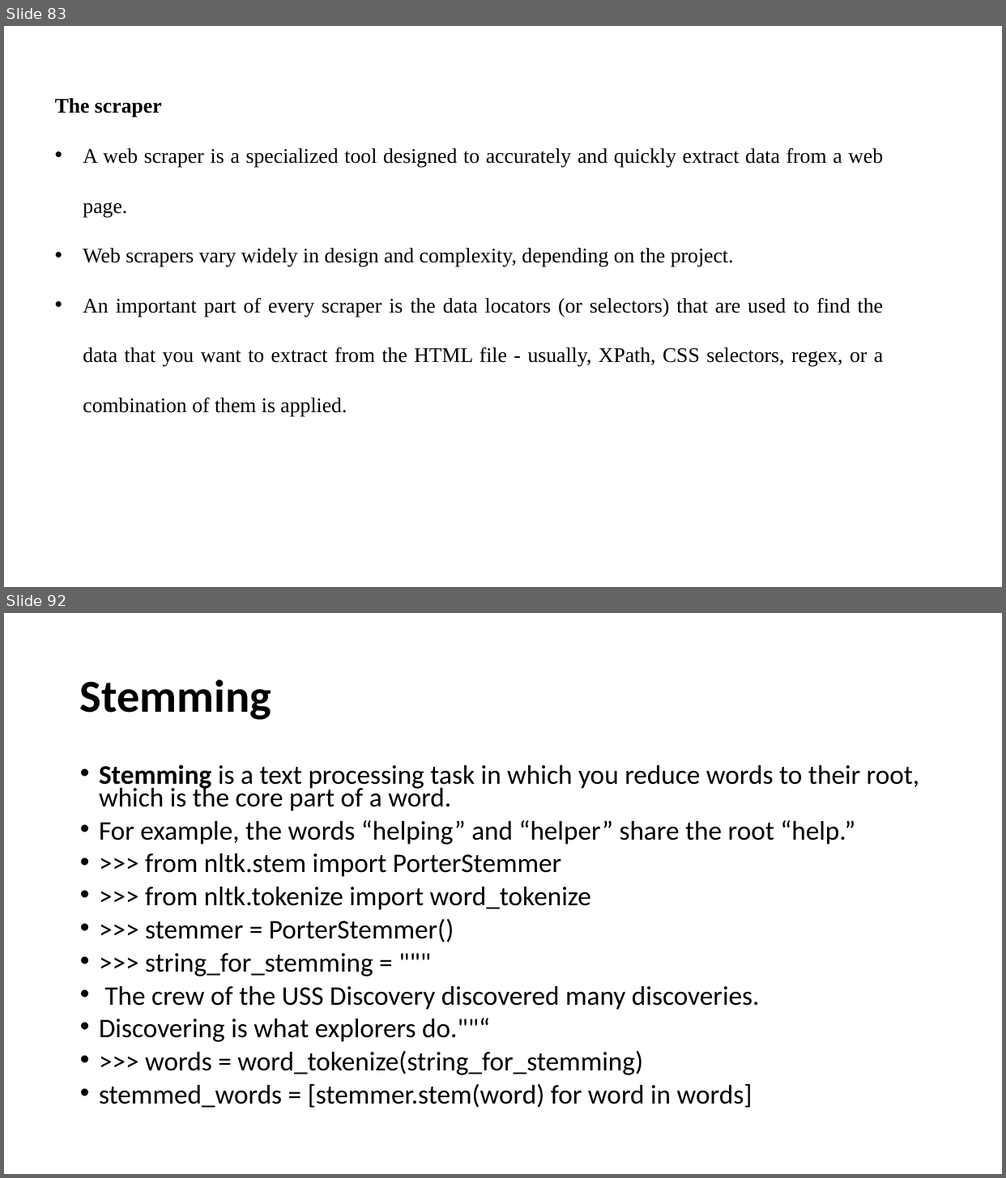
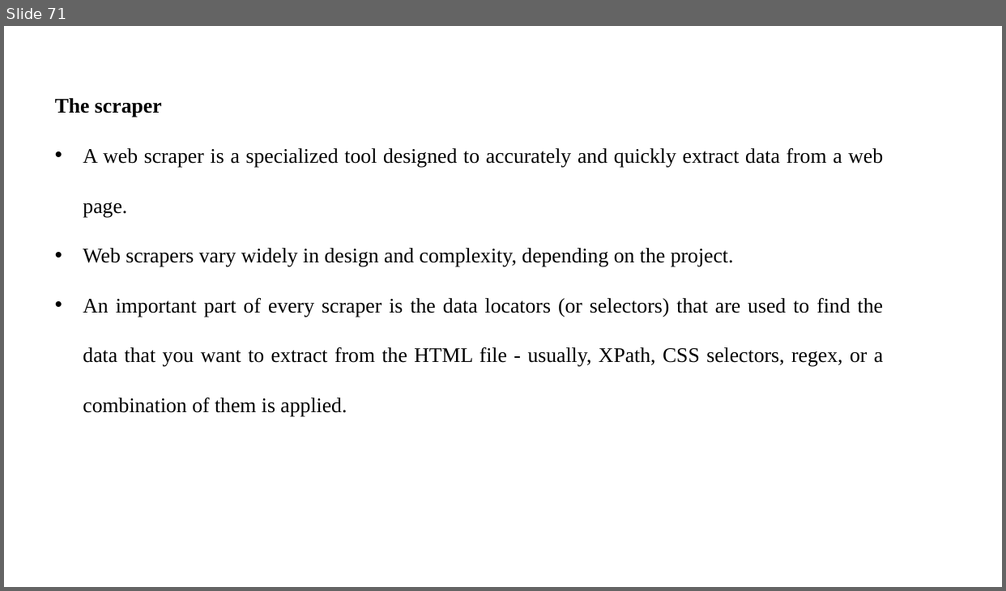
Before and after one commit to S-AMK/S-AMK, a slide deck: UNIT-4.pptx. Shown one above the other, each under a label of ours: slides 83 and 92 before the commit, slide 71 after it; the slides between them are not shown. The pictures are 1006x1178 and 1006x591 pixels, drawn with LibreOffice and Linux fonts; fonts in the diff are those of the drawing. Boxes give left, top, right and bottom in pixels: in the first picture for what was removed or moved away, otherwise in the second. Text is boxed around its words. In the diff, an @@ line names an element or a change of style, - is before the commit and + after.

```diff
--- a/UNIT-4.pptx
+++ b/UNIT-4.pptx
@@ slide 92 removed at bbox=[4, 613, 1002, 1174], background #FFFFFF @@
@@ title removed at bbox=[80, 679, 272, 720] @@
-Stemming
@@ text removed at bbox=[99, 764, 920, 1108] @@
-• Stemming is a text processing task in which you reduce words to their root, which is the core part of a word.
-• For example, the words “helping” and “helper” share the root “help.”
-• >>> from nltk.stem import PorterStemmer
-• >>> from nltk.tokenize import word_tokenize
-• >>> stemmer = PorterStemmer()
-• >>> string_for_stemming = """
-• The crew of the USS Discovery discovered many discoveries.
-• Discovering is what explorers do.""“
-• >>> words = word_tokenize(string_for_stemming)
-• stemmed_words = [stemmer.stem(word) for word in words]
@@ what was slide 83 is now slide 71 @@
```
Also in this commit, not shown: 49 slides changed, 38 slides added, 41 other slides removed.
